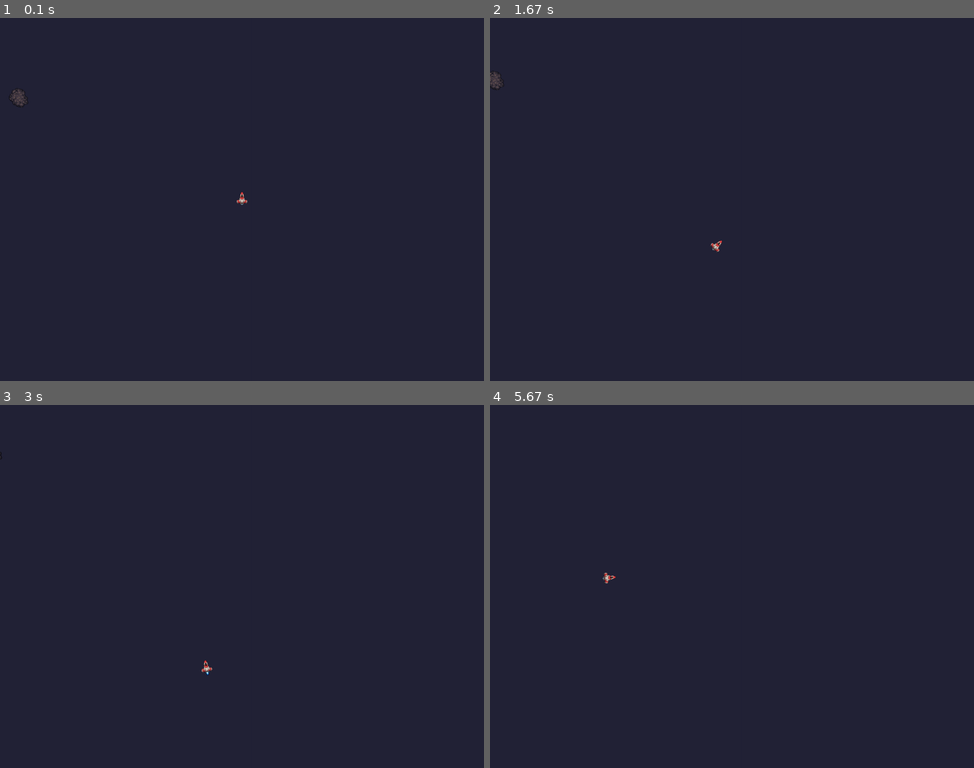
Above: before the commit, frames 1-4 (two rows, left to right).
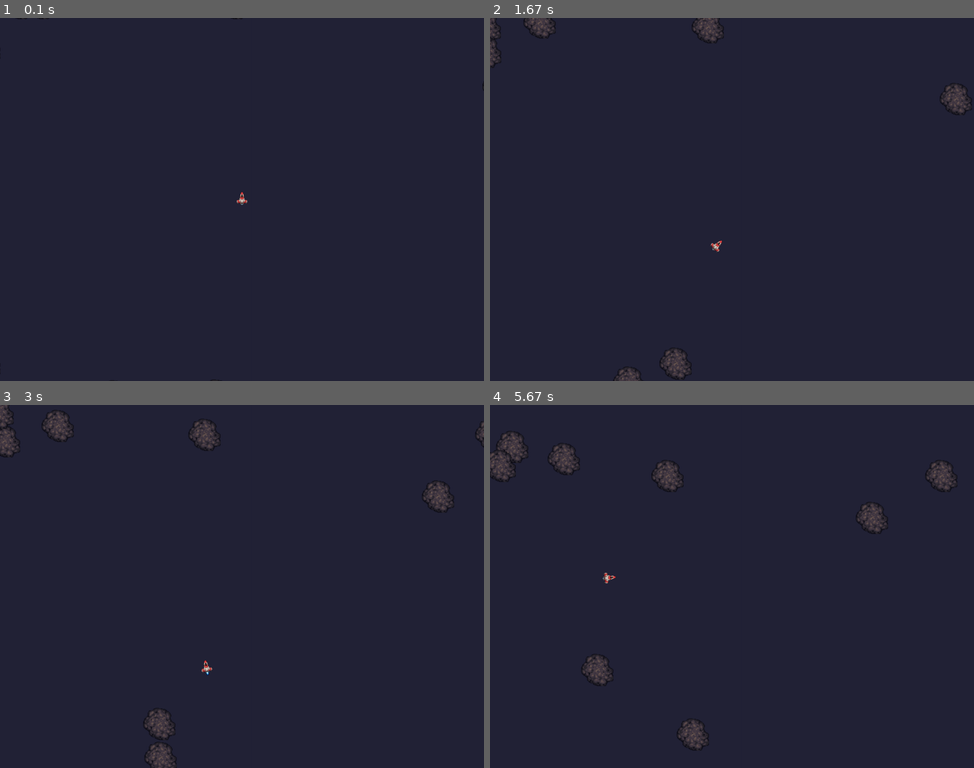
Above: after the commit, the same moments.

Repository: mattstoneham/Pygame
Game: pygame game, started from asteroids/asteroids.py
The game is run twice, just before and just after one commit, with the same random seed, the same clock (stepped at 60 frames per second) and the same inputs.
Inputs:
- Up to frame 1 (0.1 s): no input
- Up to frame 2 (1.67 s): hold Right 0.33-0.8 s; hold Up 0.83-1.13 s; hold Right 1.17-1.63 s
- Up to frame 3 (3 s): hold Left 1.67-2.2 s; hold Left 2.23-2.63 s; hold Up from 2.67 s (still down)
- Up to frame 4 (5.67 s): release Up at 3.03 s; hold Right 3.07-3.7 s; hold Left 3.73-4.2 s; hold Right 4.23-4.7 s; hold Up 4.73-5.03 s; hold Right 5.07-5.53 s; hold Left from 5.57 s (still down)

The runs differ from the first frame. In frame 1, less than 0.1% of the frame differs, in the area x 1-100%, y 0-100%; in frame 2, 1.1%; in frame 3, 1.4%; in frame 4, 1.8%, in the area x 0-97%, y 7-96%.

Commit message:
Got randomly spawning asteroids working

Diff:
--- a/asteroids/asteroids.py
+++ b/asteroids/asteroids.py
@@ -4,8 +4,15 @@
 from pygame.locals import *
 import numpy as np
 import random
-
-
+import math
+
+
+
+
+#nparray = np.array([0,0])
+#nparray[1] = 6
+#for m in dir(nparray):
+#    print(m)
 
 # global variables
 GAMEDIR = os.path.split(os.path.abspath(os.path.realpath(sys.argv[0])))[0]
@@ -38,7 +45,6 @@
     MIN_ROTATION_STEP = 0.001  # the min step value (per frame) of a rotation
     INERTIA = 99.5  # decay rate (as a percentage) of the movement vector
     ROTATION_DECAY = 97  # the rotation step decay rate
-    SCREENPADDING = 15
 
     # class properties
     type = 'Player'
@@ -65,6 +71,7 @@
         self.image_original = self.ship_original.copy()
         self.image = self.image_original.copy()  # this one will be the transformed result of ...orig
         self.image.set_colorkey((COLOURS['BLACK']))
+        self.screenpadding = (self.image_original.get_rect().size[0] / 2)
         self.rect = self.image.get_rect()
         self.position.xy = window.get_center()[0], window.get_center()[1]
         self.rect.center = self.position
@@ -132,14 +139,14 @@
         # update the position with our new vector
         self.position += self.motion_vector
         # screen position wrap around
-        if self.position.x < -self.SCREENPADDING:
-            self.position.x = self.window.WINDOWSIZE[0] + self.SCREENPADDING
-        if self.position.x > self.window.WINDOWSIZE[0] + self.SCREENPADDING:
-            self.position.x = -self.SCREENPADDING
-        if self.position.y < -self.SCREENPADDING:
-            self.position.y = self.window.WINDOWSIZE[1] + self.SCREENPADDING
-        if self.position.y > self.window.WINDOWSIZE[1] + self.SCREENPADDING:
-            self.position.y = -self.SCREENPADDING
+        if self.position.x < -self.screenpadding:
+            self.position.x = self.window.WINDOWSIZE[0] + self.screenpadding
+        if self.position.x > self.window.WINDOWSIZE[0] + self.screenpadding:
+            self.position.x = -self.screenpadding
+        if self.position.y < -self.screenpadding:
+            self.position.y = self.window.WINDOWSIZE[1] + self.screenpadding
+        if self.position.y > self.window.WINDOWSIZE[1] + self.screenpadding:
+            self.position.y = -self.screenpadding
         # finally, update the rect position by assigning the vect to rect.center
         self.rect.center = self.position
 
@@ -155,19 +162,17 @@
 
     # static properties
     MIN_VECTOR = 0.1
-    MAX_VECTOR = 0.2
+    MAX_VECTOR = 0.75
     MIN_ROTATE_SPEED = 0
     MAX_ROTATE_SPEED = 10
-    SCREEN_PAD = 200
+    SPAWN_SCREEN_PAD = -250
 
     # class properties
     type = 'Asteroid'
-    position = pygame.Vector2(0,0)
-    orientation = 0
-    position = pygame.Vector2(0,0)
+    #position = np.array([0.0,0.0])
     orientation = 0
     rotation_speed = 1
-    motion_vector = pygame.Vector2(0,0)
+    #motion_vector = np.array([0.0,0.0])
     stage = 1
     health = 100
 
@@ -182,46 +187,64 @@
 
     def __init__(self, window):  # class constructor
         pygame.sprite.Sprite.__init__(self)  # init the parent class
-
+        self.window = window
         # pick random sprite set
         self.asteroid_sprites = np.random.choice([self.asteroid_sprites_a, self.asteroid_sprites_b,
                                                   self.asteroid_sprites_c, self.asteroid_sprites_d], 1)[0]
         self.image_original = pygame.image.load(os.path.join(SPRITEDIR, self.asteroid_sprites[self.stage]))
+        self.image_original = pygame.transform.smoothscale(self.image_original, (80, 80))
         self.image = self.image_original.copy()
         self.image.set_colorkey((COLOURS['BLACK']))
         self.rect = self.image.get_rect()
+        self.wraparound = False  # initially disable wraparound so we can spawn off screen
+        self.screenpadding = (self.image_original.get_rect().size[0] / 2) #  set wrap screen padding to half sprite size
+
+        self.orientation = random.randint(0, 360)
 
         # pick random side to spawn - top, left, right, bottom
         spawnside = np.random.choice(['top', 'bottom', 'left', 'right'], 1)[0]
 
         # build polar vector of x = 0, y = rand min->max
-        self.motion_vector.y = random.uniform(self.MIN_VECTOR, self.MAX_VECTOR)
-
+        self.motion_vector = pygame.Vector2(0, random.uniform(self.MIN_VECTOR, self.MAX_VECTOR))
 
         # pick random (range constrained) position and vector rotate to start
         if spawnside == 'top':
-            self.position.xy = random.randint(0, window.WINDOWSIZE[0]), self.SCREEN_PAD
-            self.motion_vector = self.motion_vector.rotate((random.randint(100, 260))*-1)
+            self.position = pygame.Vector2(random.randint(0, window.WINDOWSIZE[0]), self.SPAWN_SCREEN_PAD)
+            self.motion_vector = self.motion_vector.rotate((random.randint(-80, 80))-1)
         if spawnside == 'left':
-            self.position.xy = self.SCREEN_PAD, random.randint(0, window.WINDOWSIZE[1])
+            self.position = pygame.Vector2(self.SPAWN_SCREEN_PAD, random.randint(0, window.WINDOWSIZE[1]))
             self.motion_vector = self.motion_vector.rotate((random.randint(10, 170))*-1)
         if spawnside == 'right':
-            self.position.xy = window.WINDOWSIZE[0] - self.SCREEN_PAD, random.randint(0, window.WINDOWSIZE[1])
+            self.position = pygame.Vector2(window.WINDOWSIZE[0] - self.SPAWN_SCREEN_PAD, random.randint(0, window.WINDOWSIZE[1]))
             self.motion_vector = self.motion_vector.rotate((random.randint(190, 350))*-1)
         if spawnside == 'bottom':
-            self.position.xy = random.randint(0, window.WINDOWSIZE[0]), window.WINDOWSIZE[1] - self.SCREEN_PAD
-            self.motion_vector = self.motion_vector.rotate((random.randint(-80, 80))*-1)
+            self.position = pygame.Vector2(random.randint(0, window.WINDOWSIZE[0]), window.WINDOWSIZE[1] - self.SPAWN_SCREEN_PAD)
+            self.motion_vector = self.motion_vector.rotate((random.randint(100, 260))-1)
 
         self.rect.center = self.position
 
 
-
-
     def update(self):
+
+        if not self.wraparound:  # check to see if we should enable wraparound positioning, this is disabled at first
+            if self.position.x > 0 and self.position.x < self.window.WINDOWSIZE[0]:
+                if self.position.y > 0 and self.position.y < self.window.WINDOWSIZE[1]:
+                    self.wraparound = True
+
+        # screen position wrap around
+        if self.position.x < -self.screenpadding:
+            self.position.x = self.window.WINDOWSIZE[0] + self.screenpadding
+        if self.position.x > self.window.WINDOWSIZE[0] + self.screenpadding:
+            self.position.x = -self.screenpadding
+        if self.position.y < -self.screenpadding:
+            self.position.y = self.window.WINDOWSIZE[1] + self.screenpadding
+        if self.position.y > self.window.WINDOWSIZE[1] + self.screenpadding:
+            self.position.y = -self.screenpadding
+
         self.position += self.motion_vector
-        #print(self.position, self.motion_vector)
         self.rect.center = self.position
-        pass
+
+
 
 
 
@@ -258,6 +281,7 @@
 
     def __init__(self):  # class constructor
         pygame.sprite.Sprite.__init__(self)  # init the parent class
+
 
 
 
@@ -281,22 +305,17 @@
     all_sprites.add(player)
 
     asteroid_spawn_interval = 10000  # in milliseconds
-    num_initial_asteroids = 5
-    asteroids = []  # temp list of asteroids for debugging the position
-
-    #for i in range(num_initial_asteroids):
-    #    print('spawning asteroid')
-    #    asteroids.append(Asteroid(window))
-        #print(ast.position, ast.motion_vector)
-    #    all_sprites.add(asteroids[len(asteroids)-1])
-
-    ast_a = Asteroid(window)
-    ast_b = Asteroid(window)
-
-    asteroid_sprites = pygame.sprite.Group(ast_a, ast_b)
-
-    #print('all sprites:')
-    #print(all_sprites.spritedict)
+    num_initial_asteroids = 8
+    asteroid_sprites = pygame.sprite.Group()
+    asteroid_list = []
+
+    for i in range(num_initial_asteroids):
+        print('spawning asteroid')
+        ast = Asteroid(window)
+        asteroid_list.append(ast)
+        asteroid_sprites.add(ast)
+
+
 
     while True: # main game loop
         clock.tick(FPS)
